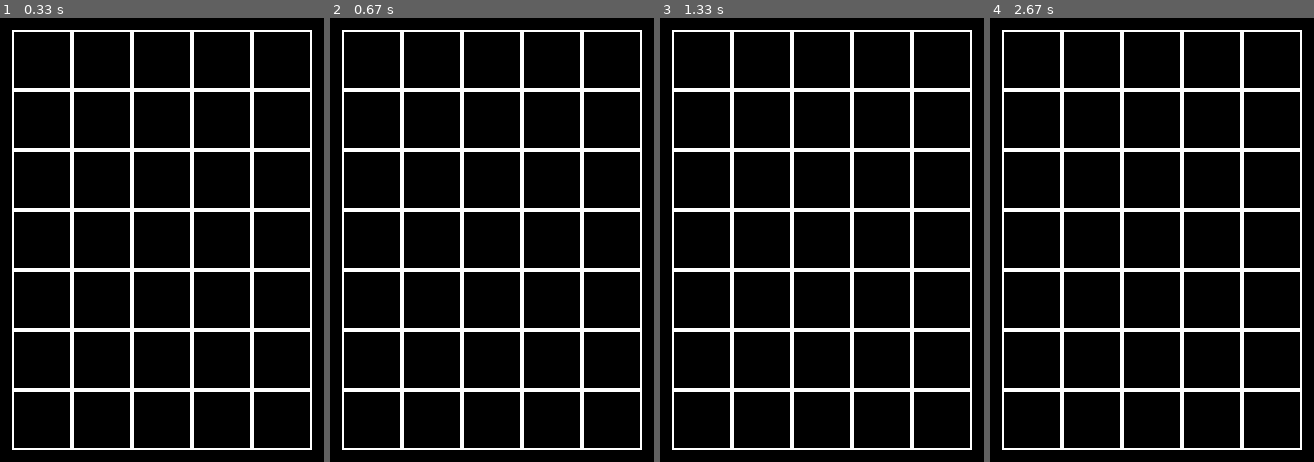
Above: before the commit, frames 1-4 (left to right).
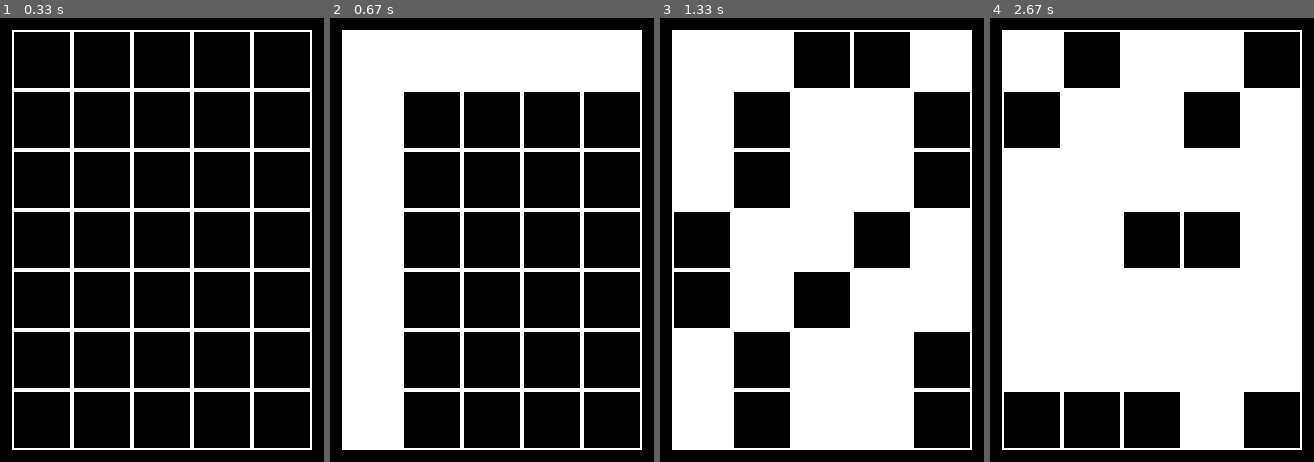
Above: after the commit, the same moments.

Repository: Dikiliev/pygame_1
Game: pygame game, started from main_game.py
Two runs of this game, one before a commit and one after it. Both use one fixed random seed, a clock stepped at 60 frames per second and the inputs below.
Inputs (mouse positions are in pixels of both pictures, inside the frame that each line leads up to):
- Up to frame 1 (0.33 s): no input
- Up to frame 2 (0.67 s): click (372, 57) at 0.38 s
- Up to frame 3 (1.33 s): click (860, 315) at 0.72 s; click (802, 217) at 1.05 s
- Up to frame 4 (2.67 s): click (1171, 89) at 1.38 s; click (1190, 191) at 1.72 s; click (1213, 359) at 2.05 s; click (1032, 120) at 2.38 s

Frame 1 is identical in both runs. In frame 2, 24% of the frame differs, in the area x 4-96%, y 3-97%; in frame 3, 46%; in frame 4, 54%.

Commit message:
Add board

Diff:
--- a/main_game.py
+++ b/main_game.py
@@ -6,11 +6,10 @@
     def __init__(self, width, height, left=10, top=10, cell_size=30):
         self.width = width
         self.height = height
-        self.board = [[0] * width for _ in range(height)]
         self.left = left
         self.top = top
         self.cell_size = cell_size
-        self.board = [[0] * width for _ in range(height)]
+        self.board = [[1] * width for _ in range(height)]
 
     def set_view(self, left, top, cell_size):
         self.left = left
@@ -18,11 +17,34 @@
         self.cell_size = cell_size
 
     def render(self, screen):
-        for y in range(self.height):
-            for x in range(self.width):
+        for i in range(self.height):
+            for j in range(self.width):
                 pygame.draw.rect(screen, (255, 255, 255),
-                                 [(self.left + (x * self.cell_size), self.top + (y * self.cell_size)),
-                                  (self.cell_size, self.cell_size)], 1)
+                                 [(self.left + (j * self.cell_size), self.top + (i * self.cell_size)),
+                                  (self.cell_size, self.cell_size)], self.board[i][j])
+
+    def get_cell(self, mouse_pos):
+        for i in range(self.width):
+            cell_x = self.left + (self.cell_size * i)
+            for j in range(self.height):
+                cell_y = self.top + (self.cell_size * j)
+                if cell_x < mouse_pos[0] < cell_x + self.cell_size and cell_y < mouse_pos[1] < cell_y + self.cell_size:
+                    return j, i
+
+    def on_click(self, cell_pos):
+        row, col = cell_pos
+        print(row, col)
+        for i in range(self.width):
+            self.board[row][i] ^= 1
+        for j in range(self.height):
+            self.board[j][col] ^= 1
+        self.board[row][col] ^= 1
+        print(self.board[row][col])
+
+    def get_click(self, mouse_pos):
+        cell_pos = self.get_cell(mouse_pos)
+        if cell_pos:
+            self.on_click(cell_pos)
 
 
 def main():
@@ -38,14 +60,13 @@
         for event in pygame.event.get():
             if event.type == pygame.QUIT:
                 running = False
+            if event.type == pygame.MOUSEBUTTONDOWN:
+                board.get_click(event.pos)
         board.render(screen)
 
         pygame.display.flip()
+        screen.fill((0, 0, 0))
         clock.tick(FPS)
-
-
-def draw(screen):
-    pass
 
 
 if __name__ == '__main__':
